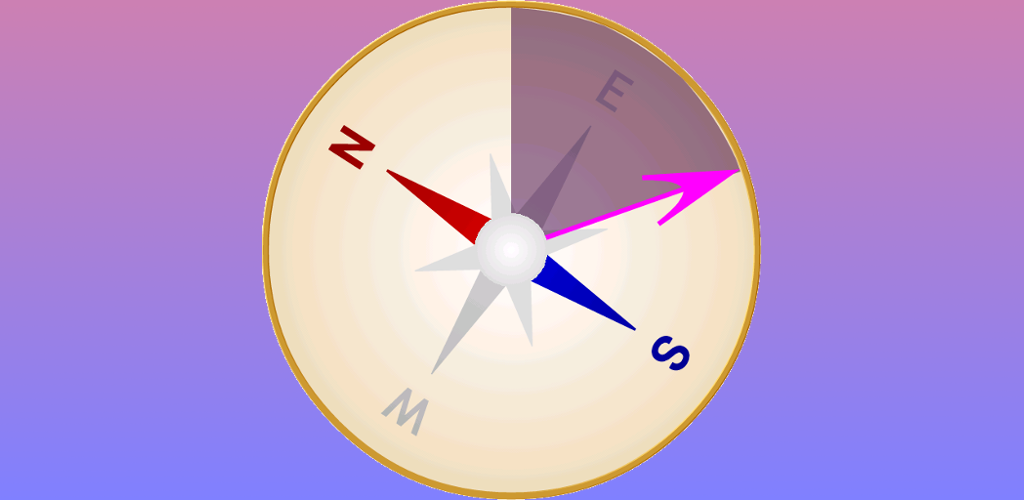
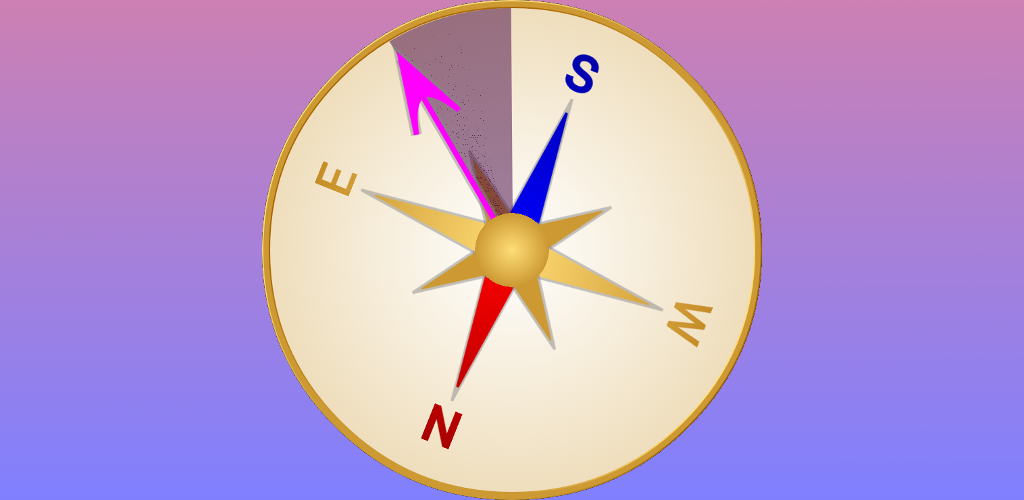
Layer changes from the first 1024×500 image to the second:
painted on "Compass" over [262, 0, 762, 500]
